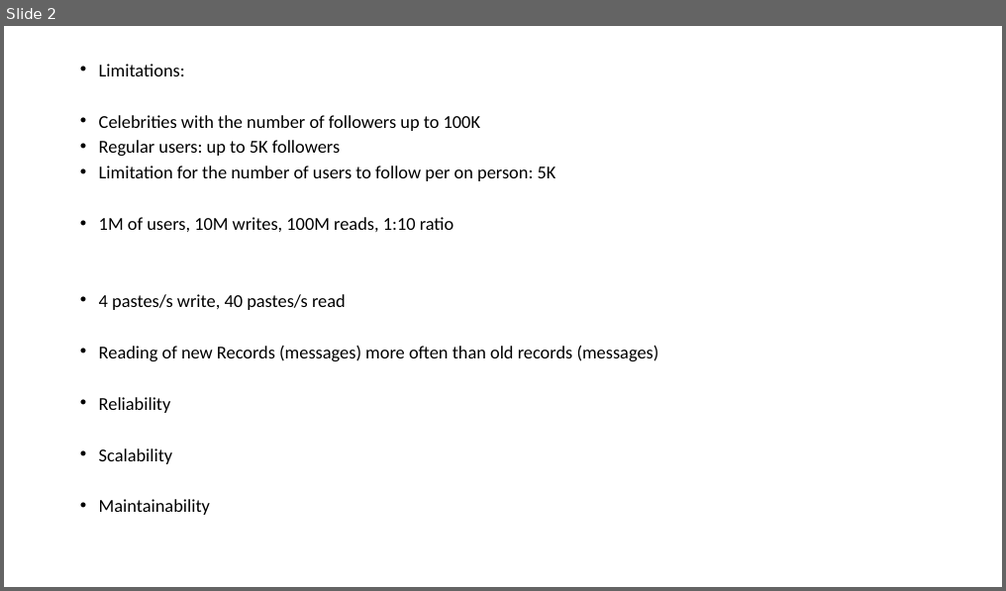
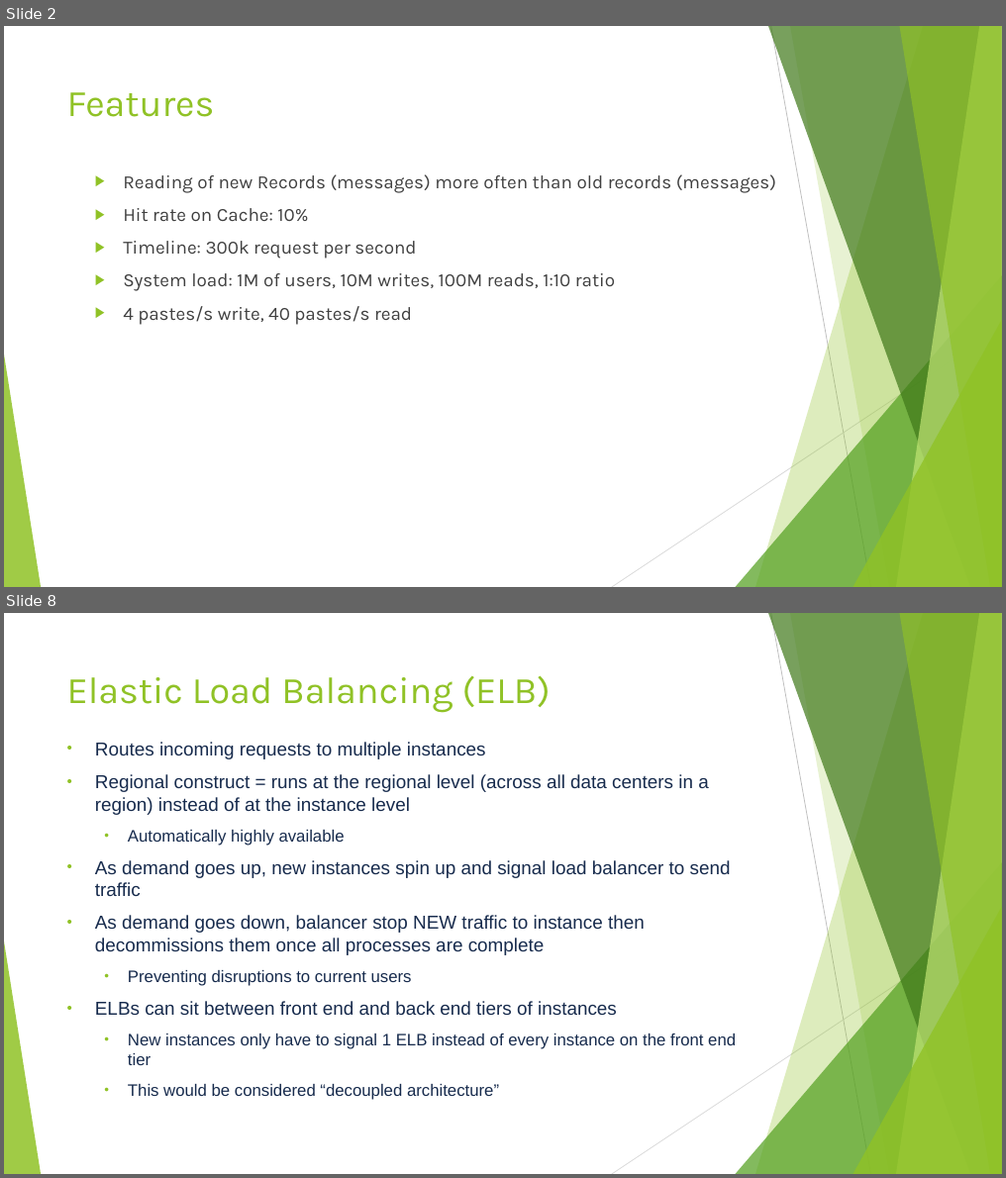
Before and after one commit to Valeriy77/highload, a slide deck: Architecture Requirements.pptx. Shown one above the other, each under a label of ours: slide 2 before the commit, slides 2 and 8 after it; the slides between them are not shown. The pictures are 1006x591 and 1006x1178 pixels, drawn with LibreOffice and Linux fonts; fonts in the diff are those of the drawing. Boxes give left, top, right and bottom in pixels: in the first picture for what was removed or moved away, otherwise in the second. Text is boxed around its words. In the diff, an @@ line names an element or a change of style, - is before the commit and + after.

```diff
--- a/Architecture Requirements.pptx
+++ b/Architecture Requirements.pptx
@@ slide 8 added at [4, 613, 1002, 1174], background #FFFFFF; not listed: 10 template elements that a slide beside it also shows @@
@@ title added at [67, 675, 550, 713], 36 pt, text #90C226 @@
+Elastic Load Balancing (ELB)
@@ text added at [95, 742, 736, 1100], 18 pt, text #172B4D @@
+• Routes incoming requests to multiple instances
+• Regional construct = runs at the regional level (across all data centers in a region) instead of at the instance level
+  • Automatically highly available
+• As demand goes up, new instances spin up and signal load balancer to send traffic
+• As demand goes down, balancer stop NEW traffic to instance then decommissions them once all processes are complete
+  • Preventing disruptions to current users
+• ELBs can sit between front end and back end tiers of instances
+  • New instances only have to signal 1 ELB instead of every instance on the front end tier
+  • This would be considered “decoupled architecture”
@@ slide 2 changed as well @@
@@ title added at [67, 92, 215, 117], 36 pt, text #90C226 @@
+Features
@@ text "Reading of new Records (messages) ...": place and size @@
-text "Reading of new Records (messages) ..." at [99, 64, 659, 515]
+text "Reading of new Records (messages) ..." at [123, 174, 776, 325]
@@ text at [123, 174, 776, 291]: text changed; size 17.5 to 18 pt; font Calibri to Karla; text colour #000000 to #404040 @@
-• Limitations:
-• Celebrities with the number of followers up to 100K
-• Regular users: up to 5K followers
-• Limitation for the number of users to follow per on person: 5K
-• 1M of users, 10M writes, 100M reads, 1:10 ratio
+▶ Reading of new Records (messages) more often than old records (messages)
+▶ Hit rate on Cache: 10%
+▶ Timeline: 300k request per second
+▶ System load: 1M of users, 10M writes, 100M reads, 1:10 ratio
@@ text at [123, 306, 412, 325]: size 17.5 to 18 pt, font Calibri to Karla, text colour #000000 to #404040 in "4 pastes/s write, 40 pastes/s read"; bullet • to ▶; line spacing 0.7 to 1 @@
@@ text at [99, 345, 659, 515]: paragraphs removed @@
-• Reading of new Records (messages) more often than old records (messages)
-• Reliability
-• Scalability
-• Maintainability
@@ group added at [4, 26, 1002, 587]: 5 freeform shapes, 3 triangles, 2 lines @@
```
Also in this commit, not shown: 1 other slide changed, 7 other slides added.
